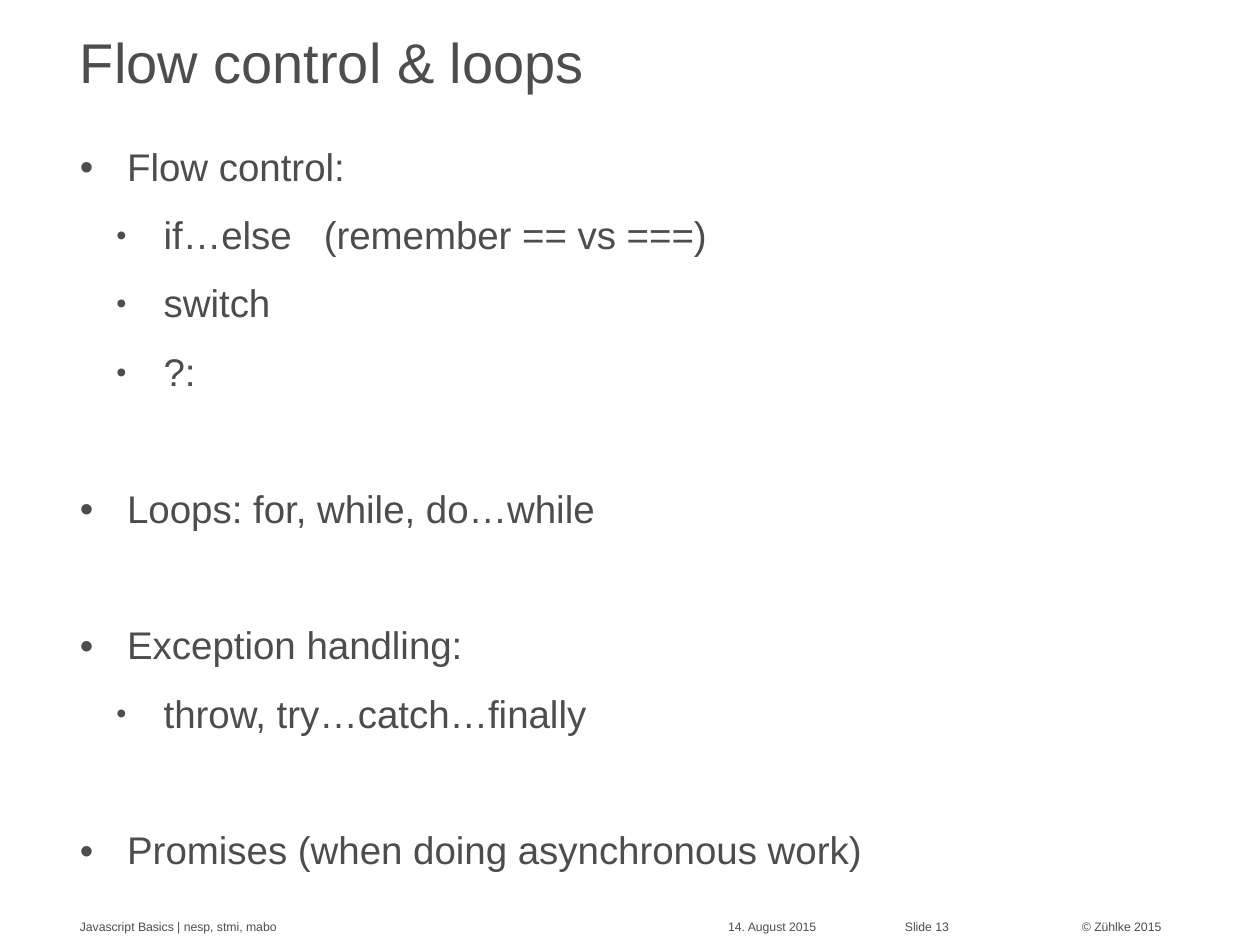
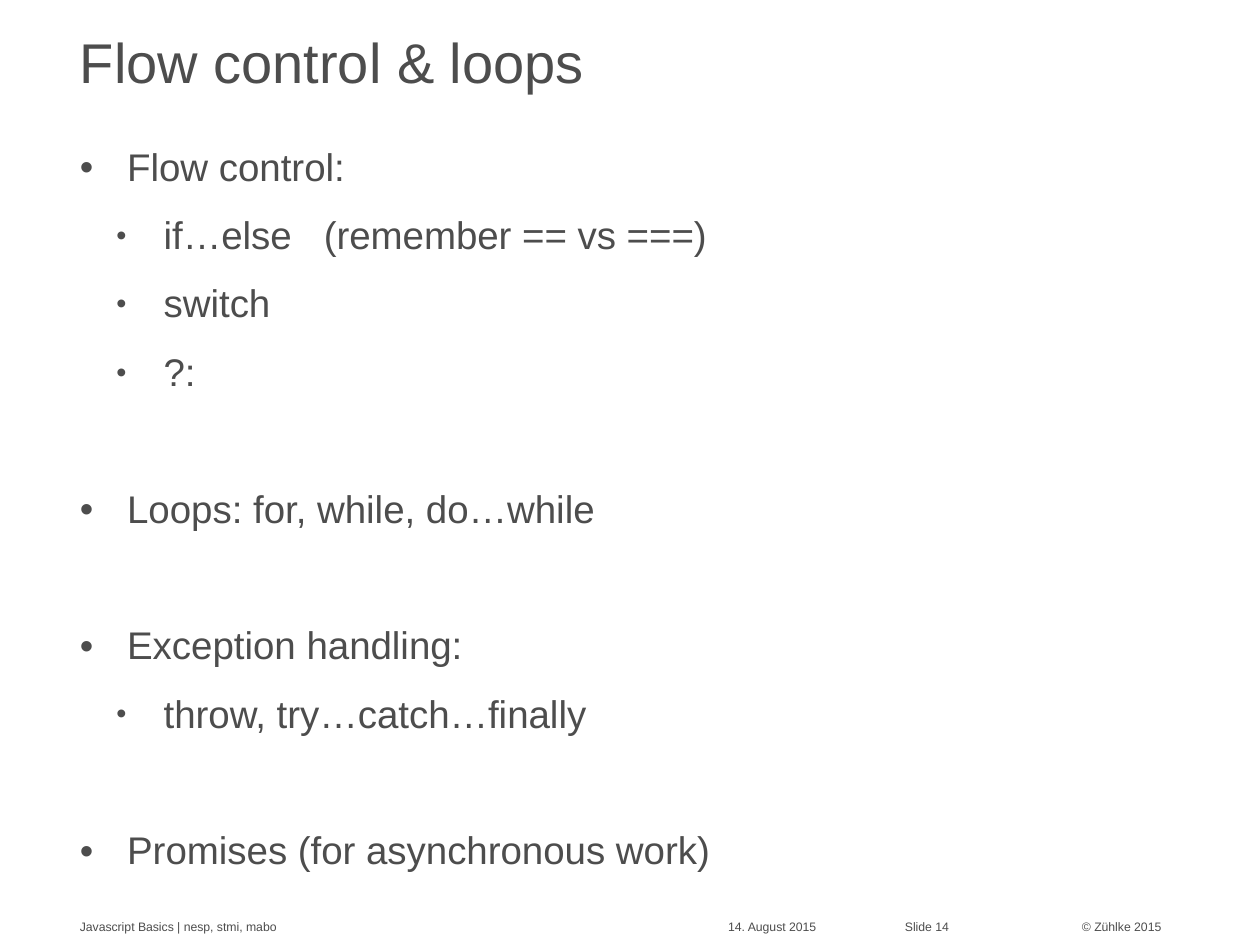
Before and after one commit to Zuehlke/security-onboarding, a slide deck: slide 14 of javascript_basics/Javascript Basics - basics.pptx (slide 13 before the commit). Drawn at 1260x945 pixels with LibreOffice and Linux fonts; fonts in the diff are those of the drawing. Boxes give left, top, right and bottom in pixels: in the first picture for what was removed or moved away, otherwise in the second. Text is boxed around its words. In the diff, an @@ line names an element or a change of style, - is before the commit and + after.

```diff
--- a/javascript_basics/Javascript Basics - basics.pptx
+++ b/javascript_basics/Javascript Basics - basics.pptx
@@ text at [127,836,710,872]: text changed @@
-• Promises (when doing asynchronous work)
+• Promises (for asynchronous work)
@@ page number at [905,922,949,931]: text changed @@
-Slide 13
+Slide 14
```
Also in this commit, not shown: 6 other slides changed, 2 slides added, 2 other files.
